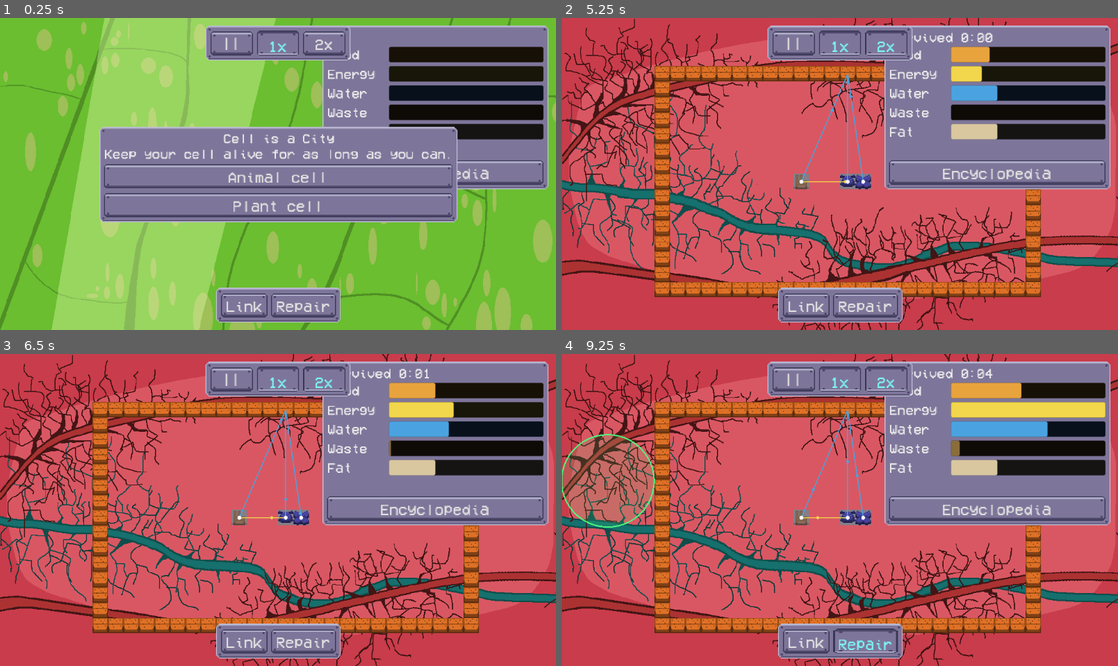
Above: before the commit, frames 1-4 (two rows, left to right).
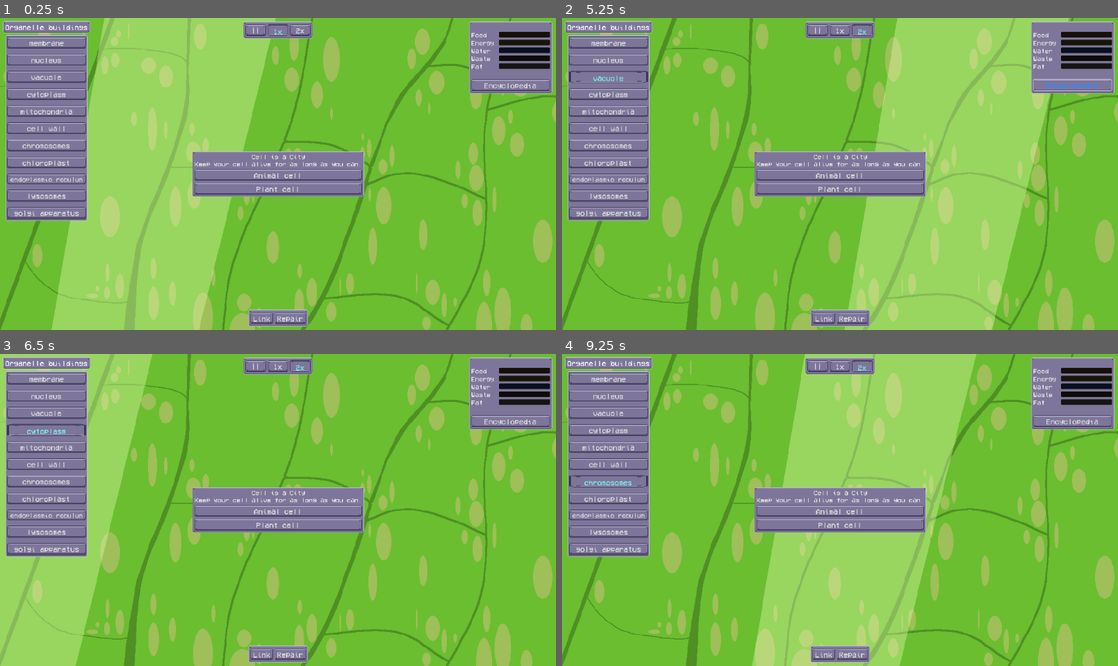
Above: after the commit, the same moments.

Repository: enderPudder/cellular-city
Game: Godot game, scene res://scene/cell Node2D.tscn
Same seed, same stepped clock (60 frames per second), same inputs: the game is played once before the commit and once after it.
Inputs (mouse positions are in pixels of both pictures, inside the frame that each line leads up to):
- Up to frame 1 (0.25 s): no input
- Up to frame 2 (5.25 s): click (606, 58) at 0.5 s, where only the run after the commit has a clickable "nucleus"; click "||" at 1.25 s; click (606, 42) at 2 s, where only the run after the commit has a clickable "membrane"; click "1x" at 2.75 s; click "2x" at 3.5 s; click (606, 77) at 4.25 s, where only the run after the commit has a clickable "vacuole"; click "Encyclopedia" at 5 s
- Up to frame 3 (6.5 s): click (44, 428) at 5.75 s, where only the run after the commit has a clickable "cytoplasm"
- Up to frame 4 (9.25 s): click (606, 447) at 6.5 s, where only the run after the commit has a clickable "mitochondria"; click "Repair" at 7.25 s; click (606, 463) at 8 s, where only the run after the commit has a clickable "cell wall"; click (606, 481) at 8.75 s, where only the run after the commit has a clickable "chromosomes"

The runs differ from the first frame. In frame 1, 47% of the frame differs, in the area x 0-100%, y 0-99%; in frame 2, 98%; in frame 3, 98%; in frame 4, 98%, in the area x 0-100%, y 0-100%.

Commit message:
feat: scale all UI with window height via UiScale and UiRoot
The world keeps the 2.0 stretch scale; UI layers now sit in a UiRoot scaled
by a factor derived from the window height. Stats panel is more compact and
the world-canvas palette is scaled and pinned to the top-left.

Co-Authored-By: Claude Sonnet 5.5 <noreply@anthropic.com>

Diff:
--- a/scripts/ui/build_menu.gd
+++ b/scripts/ui/build_menu.gd
@@ -31,6 +31,8 @@
 var _buttons: Dictionary = {}  # tool id -> Button
 var _base_text: Dictionary = {}  # tool id -> original button text
 var _base_font_size: Dictionary = {}  # tool id -> the button's own font size
+var _root: UiRoot
+var _palette: Control
 var _tip_panel := PanelContainer.new()
 var _tip_label := RichTextLabel.new()
 
@@ -38,8 +40,13 @@
 func setup(game) -> void:
 	_game = game
 	_group.allow_unpress = true
+	_root = UiRoot.attach(self)
 	_setup_tip_panel()
 	var palette: Node = game.get_node_or_null(PALETTE_PATH)
+	_palette = game.get_node_or_null("organell buttons and stuff") as Control
+	if _palette != null:
+		game.get_viewport().size_changed.connect(_fit_palette)
+		_fit_palette.call_deferred()
 	if palette != null:
 		for node_name in BUTTON_IDS:
 			var b := palette.get_node_or_null(node_name) as Button
@@ -50,13 +57,21 @@
 	bar.grow_horizontal = Control.GROW_DIRECTION_BOTH
 	bar.grow_vertical = Control.GROW_DIRECTION_BEGIN
 	bar.theme = MetalUi.theme()
-	add_child(bar)
+	_root.add_child(bar)
 	var row := HBoxContainer.new()
 	bar.add_child(row)
 	_add_tool(row, "link", "Link")
 	_add_tool(row, "repair", "Repair")
 	game.run_started.connect(_on_run_started)
 	game.ticked.connect(_refresh)
+
+
+## The palette lives in the world canvas, so scale it with the UI and pin it to the
+## top-left of the screen (the camera's view changes with the window size).
+func _fit_palette() -> void:
+	var top_left: Vector2 = _game.get_canvas_transform().affine_inverse() * Vector2.ZERO
+	_palette.scale = Vector2.ONE * UiScale.factor(_game.get_viewport())
+	_palette.position = top_left
 
 
 func _setup_tip_panel() -> void:
@@ -72,7 +87,7 @@
 	_tip_label.add_theme_font_size_override("normal_font_size", TIP_FONT_SIZE)
 	_tip_label.add_theme_font_size_override("bold_font_size", TIP_FONT_SIZE)
 	_tip_panel.add_child(_tip_label)
-	add_child(_tip_panel)
+	_root.add_child(_tip_panel)
 
 
 func _bind(id: String, b: Button) -> void:
@@ -114,8 +129,10 @@
 		return
 	_tip_panel.reset_size()
 	_tip_panel.visible = true
-	var rect := anchor.get_global_transform_with_canvas() * Rect2(Vector2.ZERO, anchor.size)
-	var view := anchor.get_viewport().get_visible_rect().size
+	var f := _root.scale.x
+	var screen_rect := anchor.get_global_transform_with_canvas() * Rect2(Vector2.ZERO, anchor.size)
+	var rect := Rect2(screen_rect.position / f, screen_rect.size / f)  # in UiRoot units
+	var view := anchor.get_viewport().get_visible_rect().size / f
 	var size := _tip_panel.get_combined_minimum_size()
 	var x := rect.end.x + 8.0
 	if x + size.x > view.x:
--- a/scripts/ui/encyclopedia.gd
+++ b/scripts/ui/encyclopedia.gd
@@ -11,13 +11,14 @@
 	layer = 12
 	visible = false
 	add_to_group("encyclopedia")
+	var root := UiRoot.attach(self)
 	var panel := PanelContainer.new()
 	panel.set_anchors_and_offsets_preset(Control.PRESET_CENTER)
 	panel.grow_horizontal = Control.GROW_DIRECTION_BOTH
 	panel.grow_vertical = Control.GROW_DIRECTION_BOTH
 	panel.custom_minimum_size = Vector2(520, 380)
 	panel.theme = MetalUi.theme()
-	add_child(panel)
+	root.add_child(panel)
 	var box := VBoxContainer.new()
 	panel.add_child(box)
 	var scroll := ScrollContainer.new()
--- a/scripts/ui/game_over.gd
+++ b/scripts/ui/game_over.gd
@@ -10,12 +10,13 @@
 func setup(game) -> void:
 	layer = 20
 	visible = false
+	var root := UiRoot.attach(self)
 	var panel := PanelContainer.new()
 	panel.set_anchors_and_offsets_preset(Control.PRESET_CENTER)
 	panel.grow_horizontal = Control.GROW_DIRECTION_BOTH
 	panel.grow_vertical = Control.GROW_DIRECTION_BOTH
 	panel.theme = MetalUi.theme()
-	add_child(panel)
+	root.add_child(panel)
 	var box := VBoxContainer.new()
 	panel.add_child(box)
 	var label := Label.new()
--- a/scripts/ui/hud.gd
+++ b/scripts/ui/hud.gd
@@ -11,6 +11,7 @@
 var _time := Label.new()
 var _alerts := Label.new()
 var _tip := Label.new()
+var _root: UiRoot
 var _palette: Control
 var _stats: PanelContainer
 var _panels_shown := true  # toggled by open_buildings; an attack overrides it for the stats tab
@@ -18,11 +19,12 @@
 
 func setup(game) -> void:
 	_game = game
+	_root = UiRoot.attach(self)
 	var panel := PanelContainer.new()
 	panel.set_anchors_and_offsets_preset(Control.PRESET_TOP_RIGHT, Control.PRESET_MODE_MINSIZE, 8)
 	panel.grow_horizontal = Control.GROW_DIRECTION_BEGIN
 	panel.theme = MetalUi.theme()
-	add_child(panel)
+	_root.add_child(panel)
 	_stats = panel
 	_palette = game.get_node_or_null("organell buttons and stuff") as Control
 	var box := VBoxContainer.new()
@@ -32,9 +34,9 @@
 		var row := HBoxContainer.new()
 		var name_label := Label.new()
 		name_label.text = m.capitalize()
-		name_label.custom_minimum_size.x = 60
+		name_label.custom_minimum_size.x = 56
 		var bar := ProgressBar.new()
-		bar.custom_minimum_size = Vector2(160, 16)
+		bar.custom_minimum_size = Vector2(110, 12)
 		bar.show_percentage = false
 		bar.modulate = METER_COLORS[m]
 		row.add_child(name_label)
@@ -50,7 +52,7 @@
 	_tip.add_theme_color_override("font_color", Color.WHITE)
 	_tip.add_theme_color_override("font_outline_color", Color.BLACK)
 	_tip.add_theme_constant_override("outline_size", 4)
-	add_child(_tip)
+	_root.add_child(_tip)
 	game.ticked.connect(_refresh)
 	game.run_started.connect(_refresh)
 
@@ -93,4 +95,4 @@
 		return
 	var uid: int = _game.uid_at(_game.cell_at_mouse())
 	_tip.text = _game.describe(uid) if uid != -1 else ""
-	_tip.position = get_viewport().get_mouse_position() + Vector2(14, 14)
+	_tip.position = get_viewport().get_mouse_position() / _root.scale.x + Vector2(14, 14)
--- a/scripts/ui/info_card.gd
+++ b/scripts/ui/info_card.gd
@@ -11,13 +11,14 @@
 	_game = game
 	layer = 15
 	visible = false
+	var root := UiRoot.attach(self)
 	var panel := PanelContainer.new()
 	panel.set_anchors_and_offsets_preset(Control.PRESET_CENTER)
 	panel.grow_horizontal = Control.GROW_DIRECTION_BOTH
 	panel.grow_vertical = Control.GROW_DIRECTION_BOTH
 	panel.custom_minimum_size = Vector2(420, 0)
 	panel.theme = MetalUi.theme()
-	add_child(panel)
+	root.add_child(panel)
 	var box := VBoxContainer.new()
 	panel.add_child(box)
 	_title.add_theme_font_size_override("font_size", 20)
--- a/scripts/ui/speed_controls.gd
+++ b/scripts/ui/speed_controls.gd
@@ -16,11 +16,12 @@
 func setup(game) -> void:
 	_game = game
 	layer = 6
+	var root := UiRoot.attach(self)
 	var bar := PanelContainer.new()
 	bar.set_anchors_and_offsets_preset(Control.PRESET_CENTER_TOP, Control.PRESET_MODE_MINSIZE, 8)
 	bar.grow_horizontal = Control.GROW_DIRECTION_BOTH
 	bar.theme = MetalUi.theme()
-	add_child(bar)
+	root.add_child(bar)
 	var row := HBoxContainer.new()
 	bar.add_child(row)
 	for speed in [GameSpeed.PAUSED, GameSpeed.NORMAL, GameSpeed.DOUBLE]:
--- a/scripts/ui/start_screen.gd
+++ b/scripts/ui/start_screen.gd
@@ -4,12 +4,13 @@
 
 func setup(game) -> void:
 	layer = 20
+	var root := UiRoot.attach(self)
 	var panel := PanelContainer.new()
 	panel.set_anchors_and_offsets_preset(Control.PRESET_CENTER)
 	panel.grow_horizontal = Control.GROW_DIRECTION_BOTH
 	panel.grow_vertical = Control.GROW_DIRECTION_BOTH
 	panel.theme = MetalUi.theme()
-	add_child(panel)
+	root.add_child(panel)
 	var box := VBoxContainer.new()
 	panel.add_child(box)
 	var title := Label.new()
--- /dev/null
+++ b/scripts/ui/ui_root.gd
@@ -0,0 +1,24 @@
+class_name UiRoot extends Control
+## Full-screen container that scales its children by `UiScale.factor` and resizes
+## itself to viewport / factor, so anchors on its children still hug the screen edges.
+## UI scripts add their controls here instead of straight to their CanvasLayer.
+
+
+## Creates a UiRoot under `layer` and returns it.
+static func attach(layer: CanvasLayer) -> UiRoot:
+	var root := UiRoot.new()
+	layer.add_child(root)
+	return root
+
+
+func _ready() -> void:
+	mouse_filter = Control.MOUSE_FILTER_IGNORE
+	get_viewport().size_changed.connect(_fit)
+	_fit()
+
+
+func _fit() -> void:
+	var f := UiScale.factor(get_viewport())
+	scale = Vector2.ONE * f
+	position = Vector2.ZERO
+	size = get_viewport().get_visible_rect().size / f
--- /dev/null
+++ b/scripts/ui/ui_scale.gd
@@ -0,0 +1,17 @@
+class_name UiScale extends RefCounted
+## One scale factor for all UI, derived from the window height, so the HUD shrinks
+## and grows with the screen. The world keeps the project's stretch scale; only UI
+## is scaled by this.
+
+## Visible height (in stretched viewport units) at which the UI is drawn at BASE.
+const REF_HEIGHT := 648.0
+## UI size at REF_HEIGHT. Lower = smaller UI.
+const BASE := 0.8
+## The window-height ratio is clamped so the UI never becomes tiny or huge.
+const MIN_RATIO := 0.6
+const MAX_RATIO := 1.6
+
+
+static func factor(viewport: Viewport) -> float:
+	var ratio := clampf(viewport.get_visible_rect().size.y / REF_HEIGHT, MIN_RATIO, MAX_RATIO)
+	return BASE * ratio
--- a/tools/smoke_game.gd
+++ b/tools/smoke_game.gd
@@ -152,7 +152,7 @@
 		if c.get_script() != null and c.get_script().get_global_name() == &"Hud":
 			hud = c
 	var palette = game.get_node("organell buttons and stuff")
-	var stats = hud.get_child(0)
+	var stats = hud.get_child(0).get_child(0)  # CanvasLayer > UiRoot > stats panel
 	_check(palette.visible and stats.visible, tag + ": panels visible at start")
 	hud._input(_action("open_buildings"))
 	_check(not palette.visible and not stats.visible, tag + ": open_buildings hides palette and stats")
Not shown, added: scripts/ui/ui_root.gd.uid
Not shown, added: scripts/ui/ui_scale.gd.uid
Not shown, changed: CLAUDE.md
